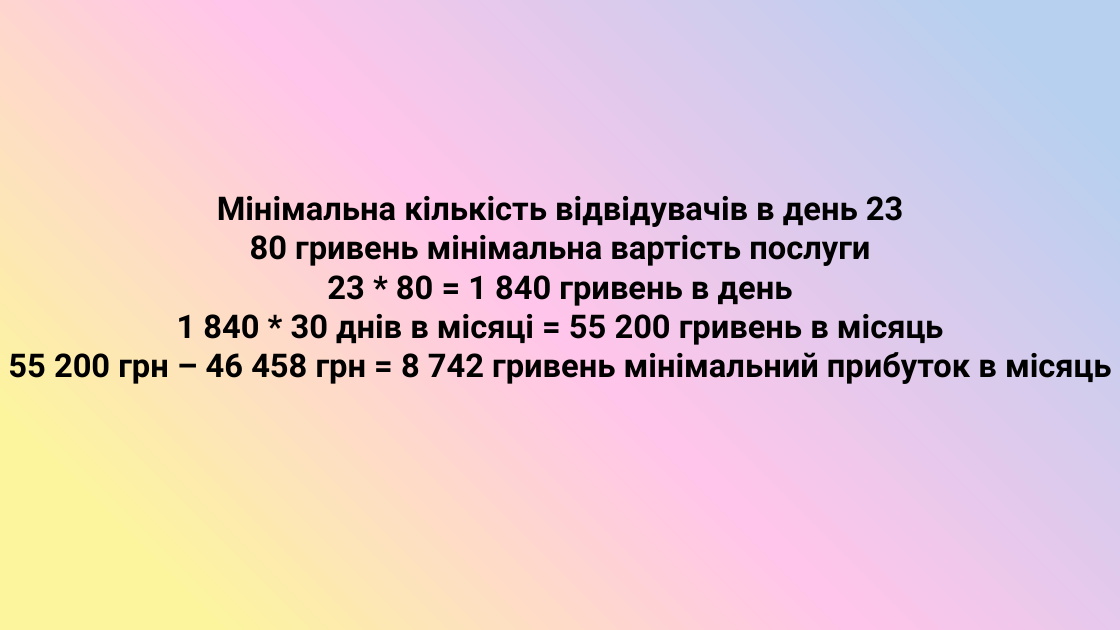
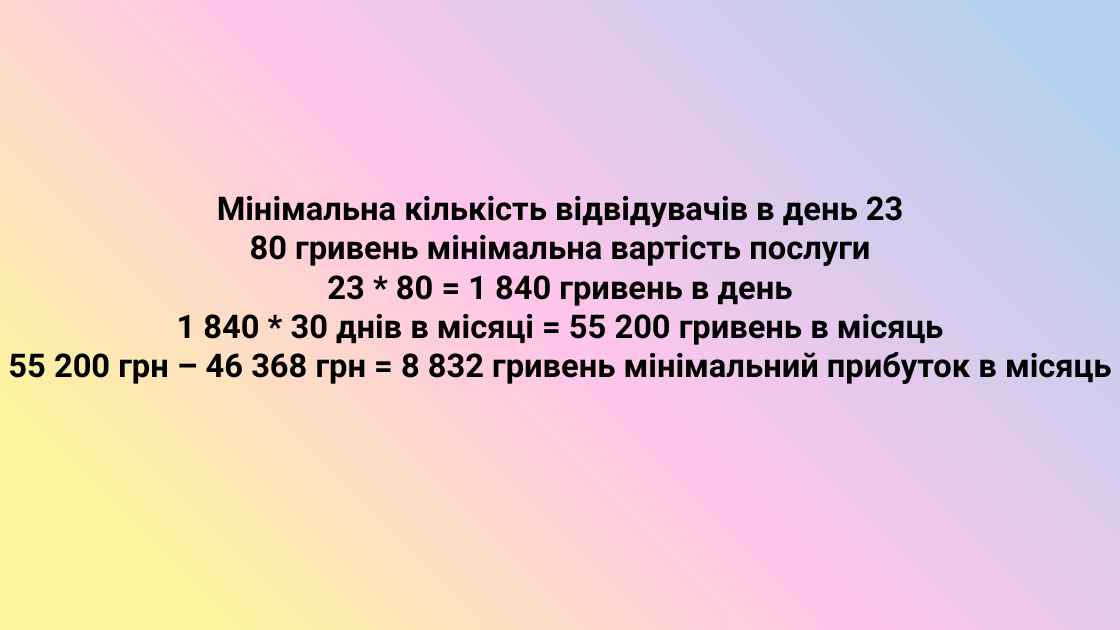
Before and after one commit to SashaGaran/Katya_diplomna, a slide deck: slide 13 of diplomna.pptx. Drawn at 1120x630 pixels with LibreOffice and Linux fonts; fonts in the diff are those of the drawing. Boxes give left, top, right and bottom in pixels: in the first picture for what was removed or moved away, otherwise in the second. Text is boxed around its words. In the diff, an @@ line names an element or a change of style, - is before the commit and + after.

```diff
--- a/diplomna.pptx
+++ b/diplomna.pptx
@@ text at (8,352,1112,384): text changed @@
-55 200 грн – 46 458 грн = 8 742 гривень мінімальний прибуток в місяць
+55 200 грн – 46 368 грн = 8 832 гривень мінімальний прибуток в місяць
```
Also in this commit, not shown: 4 other slides changed.
